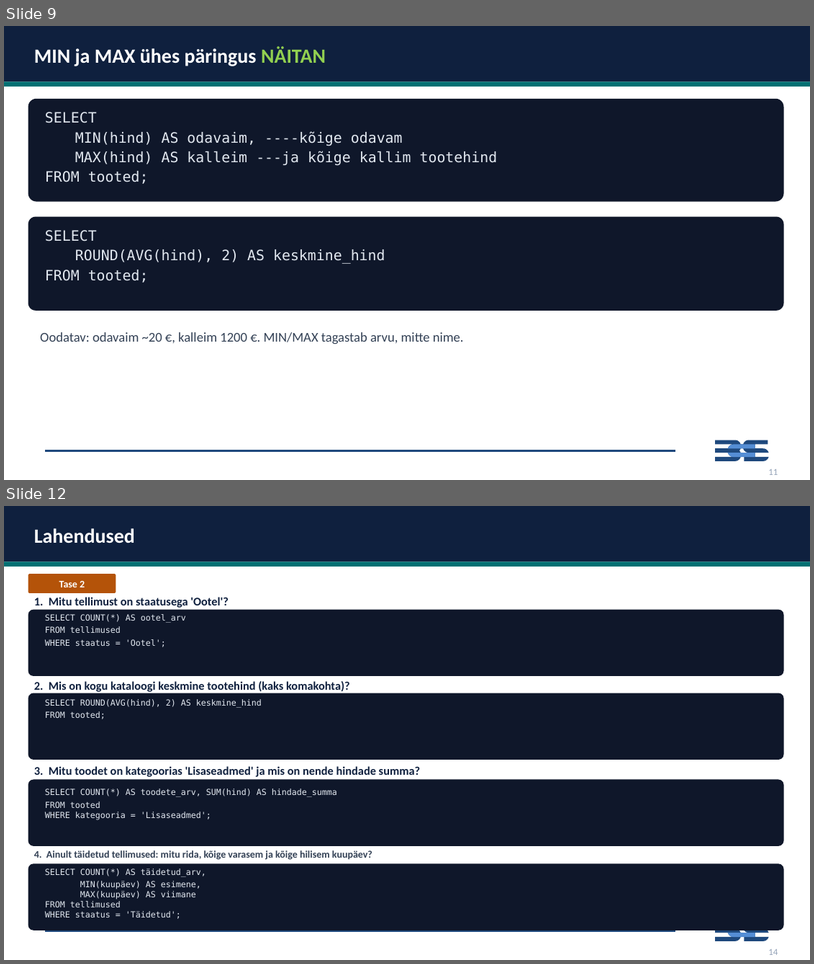
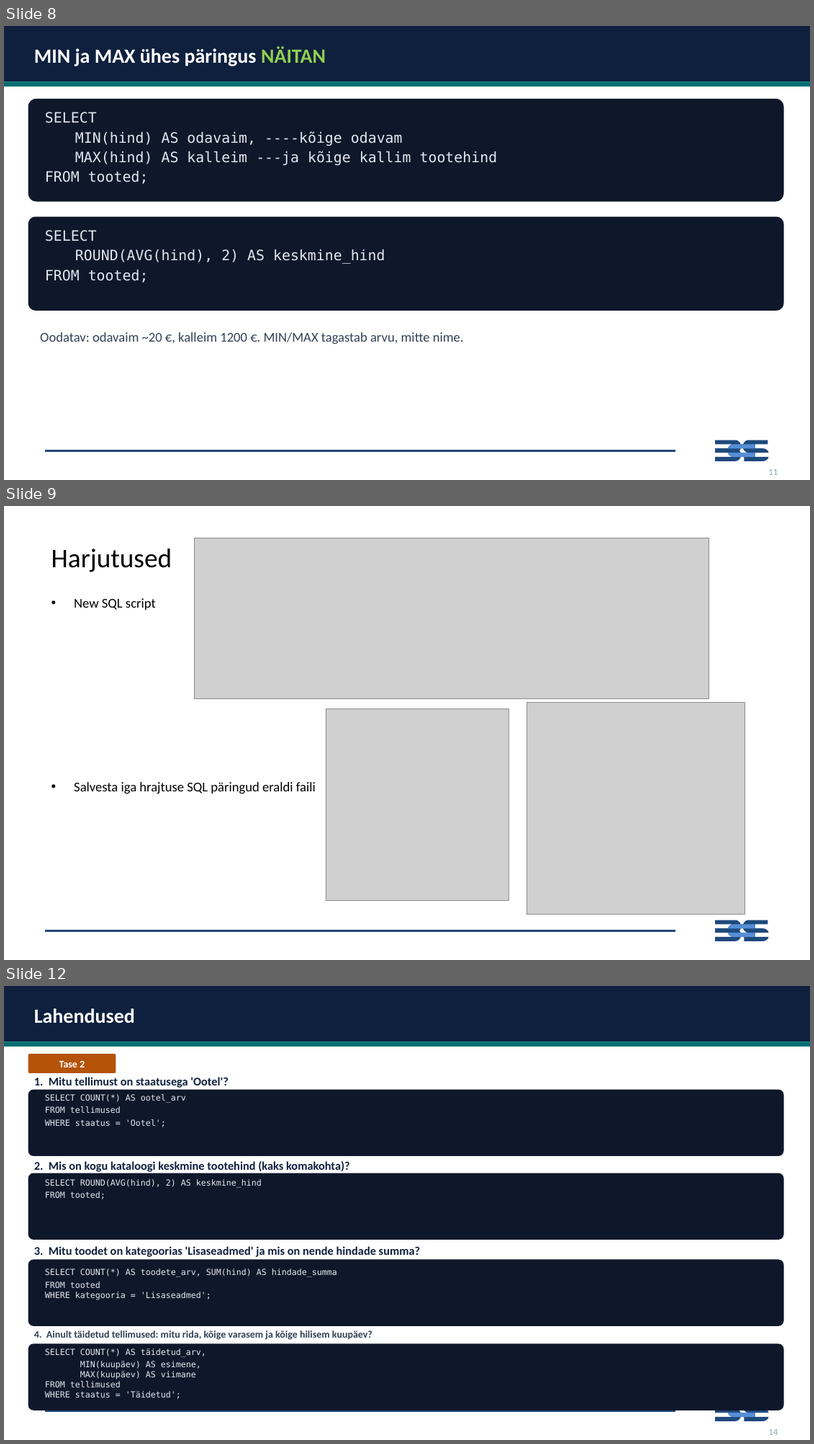
Before and after one commit to emilieabel/andmetarkus, a slide deck: Materjalid/Day7 SQL/7-paev-andmetarkus-esitlus.pptx. Shown one above the other, each under a label of ours: slides 9 and 12 before the commit, slides 8, 9 and 12 after it; the slides between them are not shown. The pictures are 814x964 and 814x1444 pixels, drawn with LibreOffice and Linux fonts; fonts in the diff are those of the drawing; grey boxes stand for pictures. Boxes give left, top, right and bottom in pixels: in the first picture for what was removed or moved away, otherwise in the second. Text is boxed around its words. In the diff, an @@ line names an element or a change of style, - is before the commit and + after.

```diff
--- a/Materjalid/Day7 SQL/7-paev-andmetarkus-esitlus.pptx
+++ b/Materjalid/Day7 SQL/7-paev-andmetarkus-esitlus.pptx
@@ slide 9 added at (4,506,810,960), background #FFFFFF; not listed: 3 template elements that a slide beside it also shows @@
@@ title added at (52,548,172,572), 32 pt, text #000000 @@
+Harjutused
@@ picture added at (194,538,710,698) @@
@@ text added at (74,598,316,794), 16 pt, text #000000 @@
+• New SQL script
+• Salvesta iga hrajtuse SQL päringud eraldi faili
@@ picture added at (327,708,509,901) @@
@@ picture added at (527,702,746,914) @@
@@ what was slide 9 is now slide 8 @@
```
Also in this commit, not shown: 8 slides changed, 1 slide removed, 1 other file.
